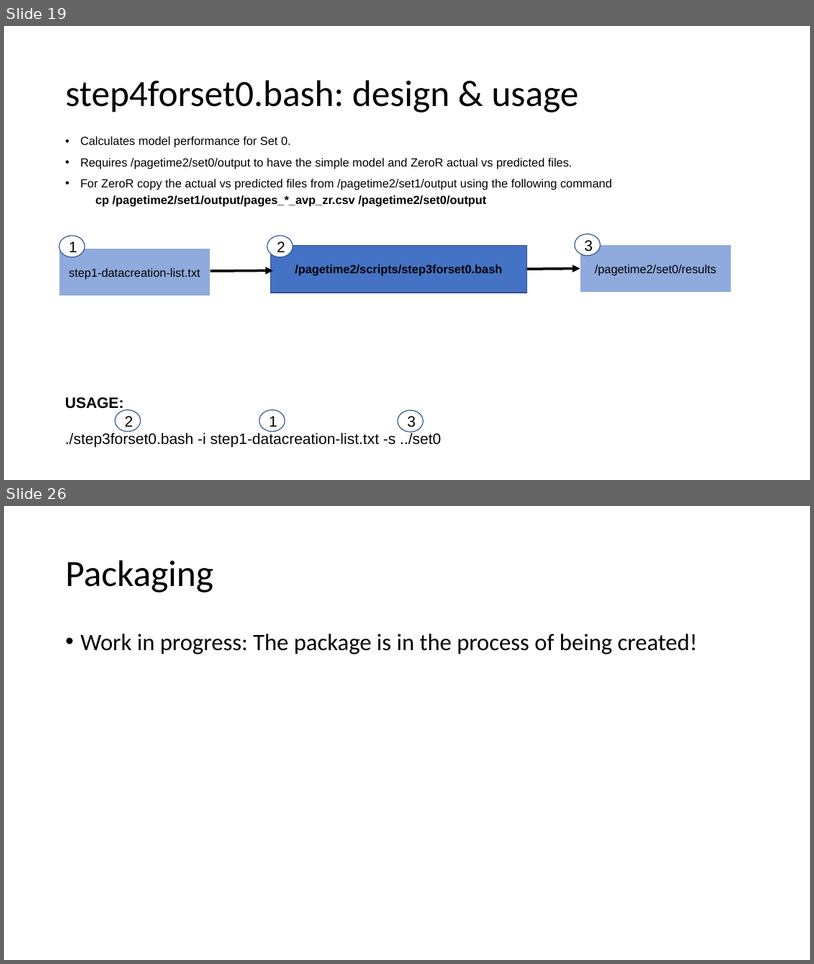
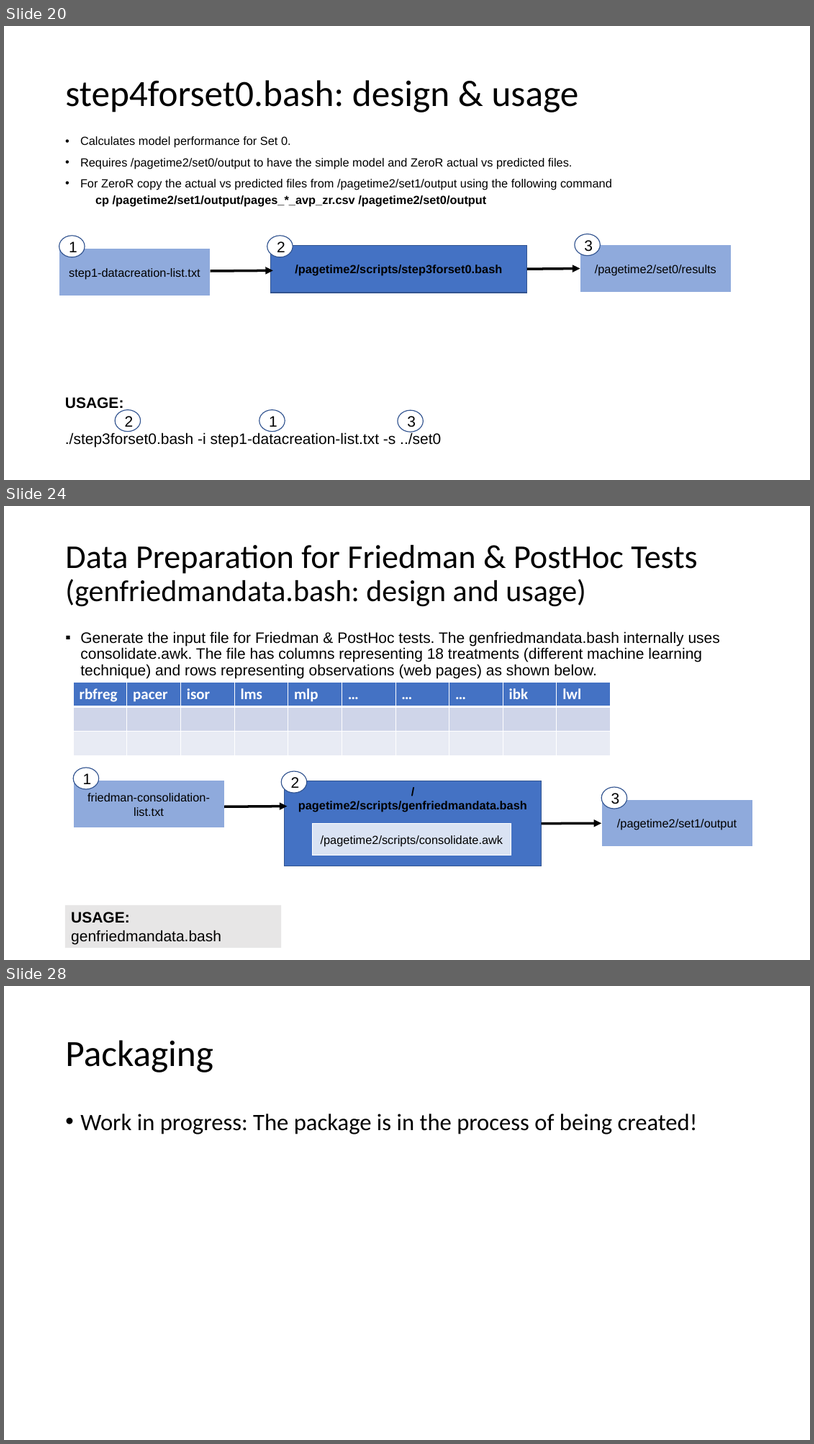
Before and after one commit to predmodelswebpage/mlt, a slide deck: Performance Evaluation of MLT in Web Page Load Time Prediction - Datasets and Scripts.pptx. Shown one above the other, each under a label of ours: slides 19 and 26 before the commit, slides 20, 24 and 28 after it; the slides between them are not shown. The pictures are 814x964 and 814x1444 pixels, drawn with LibreOffice and Linux fonts; fonts in the diff are those of the drawing. Boxes give left, top, right and bottom in pixels: in the first picture for what was removed or moved away, otherwise in the second. Text is boxed around its words. In the diff, an @@ line names an element or a change of style, - is before the commit and + after.

```diff
--- a/Performance Evaluation of MLT in Web Page Load Time Prediction - Datasets and Scripts.pptx
+++ b/Performance Evaluation of MLT in Web Page Load Time Prediction - Datasets and Scripts.pptx
@@ slide 24 added at [4,506,810,960], background #FFFFFF @@
@@ title added at [65,545,697,607], 39.6 pt, text #000000 @@
+Data Preparation for Friedman & PostHoc Tests
+(genfriedmandata.bash: design and usage)
@@ text added at [80,631,720,678], 18 pt, text #000000 @@
+▪ Generate the input file for Friedman & PostHoc tests. The genfriedmandata.bash internally uses consolidate.awk. The file has columns representing 18 treatments (different machine learning technique) and rows representing observations (web pages) as shown below.
@@ table added at [74,682,612,755], 3 rows, 10 columns @@
+rbfreg | pacer | isor | lms | mlp | … | … | … | ibk | lwl
+ |  |  |  |  |  |  |  |  | 
+ |  |  |  |  |  |  |  |  | 
@@ rectangle added at [74,780,225,827], fill #8FAADC, outline #FFFFFF 1 pt, 14 pt, text #000000 @@
+friedman-consolidation-list.txt
@@ ellipse added at [74,767,99,789], fill #FFFFFF, outline #325491 1 pt, 18 pt, text #000000 @@
+1
@@ ellipse added at [282,771,307,793], fill #FFFFFF, outline #325491 1 pt, 18 pt, text #000000 @@
+2
@@ rectangle added at [285,780,542,866], fill #4472C4, outline #325491 1 pt, 14 pt, text #000000, bold @@
+/
+pagetime2/scripts/genfriedmandata.bash
@@ arrow added from (225, 807) to (287, 806), #000000 3 pt @@
@@ rectangle added at [602,800,753,847], fill #8FAADC, outline #FFFFFF 1 pt, 14 pt, text #000000 @@
+/pagetime2/set1/output
@@ ellipse added at [602,787,627,808], fill #FFFFFF, outline #325491 1 pt, 18 pt, text #000000 @@
+3
@@ rectangle added at [313,823,512,855], fill #DAE3F3, outline #FFFFFF 1 pt, 14 pt, text #000000 @@
+/pagetime2/scripts/consolidate.awk
@@ arrow added from (542, 824) to (602, 823), #000000 3 pt @@
@@ rectangle added at [65,905,282,947], fill #E7E6E6, 18 pt, text #000000 @@
+USAGE:
+genfriedmandata.bash
@@ what was slide 19 is now slide 20 @@
@@ what was slide 26 is now slide 28 @@
```
Also in this commit, not shown: 10 slides changed, 1 other slide added.
